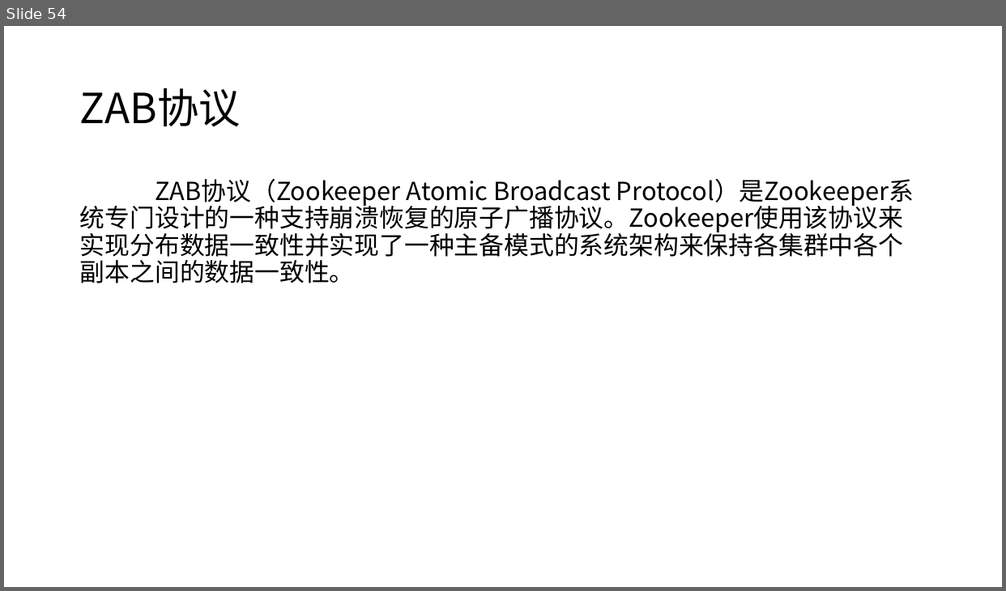
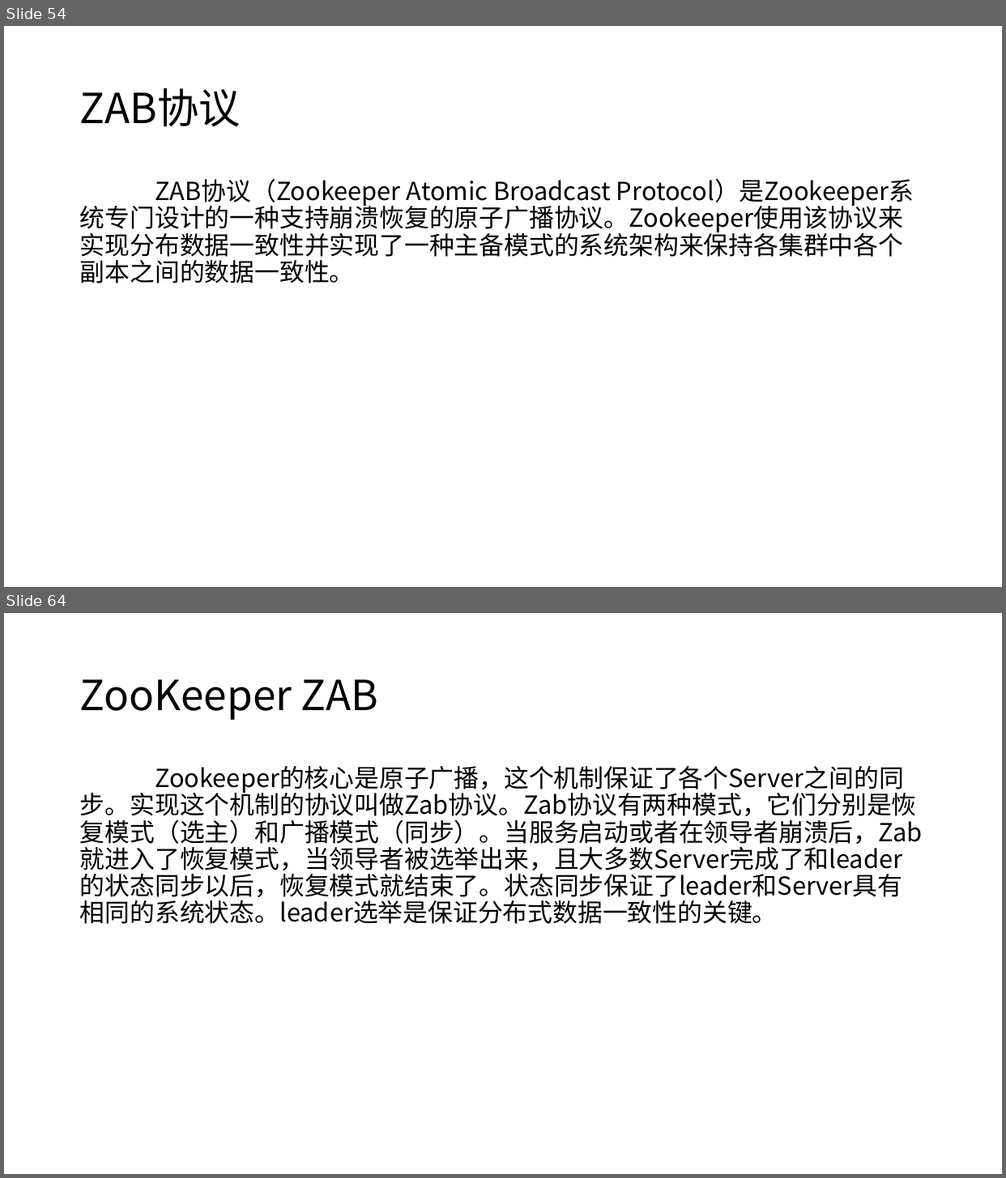
Before and after one commit to moxingwang/zookeeper, a slide deck: zookeeper.pptx. Shown one above the other, each under a label of ours: slide 54 before the commit, slides 54 and 64 after it; the slides between them are not shown. The pictures are 1006x591 and 1006x1178 pixels, drawn with LibreOffice and Linux fonts; fonts in the diff are those of the drawing. Boxes give left, top, right and bottom in pixels: in the first picture for what was removed or moved away, otherwise in the second. Text is boxed around its words. In the diff, an @@ line names an element or a change of style, - is before the commit and + after.

```diff
--- a/zookeeper.pptx
+++ b/zookeeper.pptx
@@ slide 64 added at (4, 613, 1002, 1174), background #FFFFFF @@
@@ title added at (80, 679, 378, 720), 40 pt, text #000000 @@
+ZooKeeper ZAB
@@ text added at (80, 766, 923, 924), 24 pt, text #000000 @@
+Zookeeper的核心是原子广播，这个机制保证了各个Server之间的同步。实现这个机制的协议叫做Zab协议。Zab协议有两种模式，它们分别是恢复模式（选主）和广播模式（同步）。当服务启动或者在领导者崩溃后，Zab就进入了恢复模式，当领导者被选举出来，且大多数Server完成了和leader的状态同步以后，恢复模式就结束了。状态同步保证了leader和Server具有相同的系统状态。leader选举是保证分布式数据一致性的关键。
```
Also in this commit, not shown: 52 other slides added, 5 slides removed.
